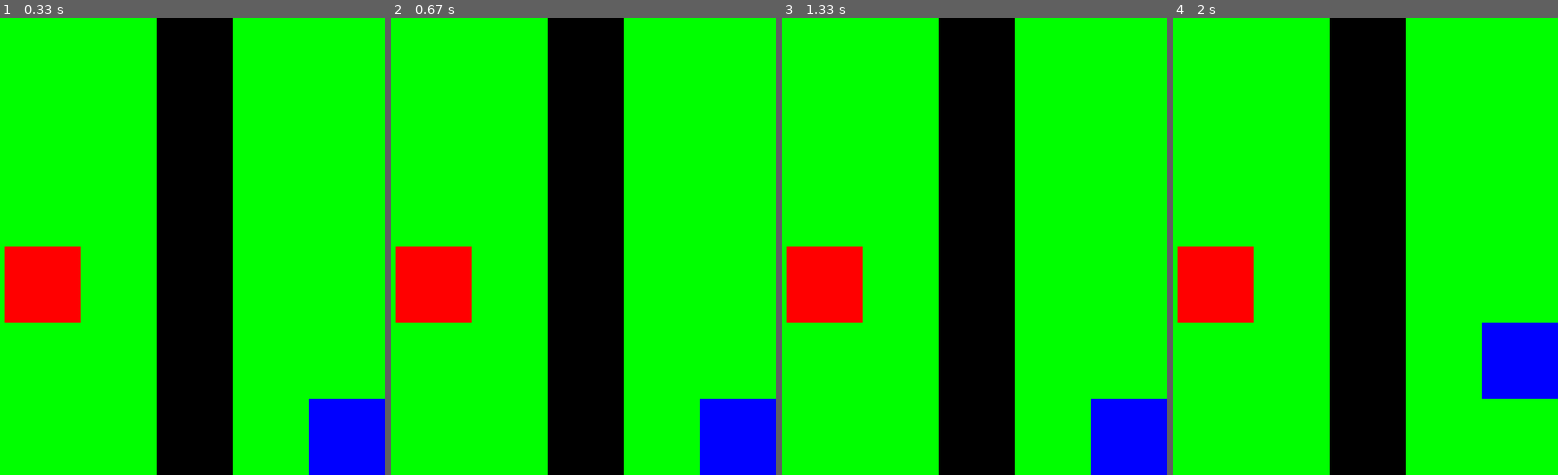
Above: before the commit, frames 1-4 (left to right).
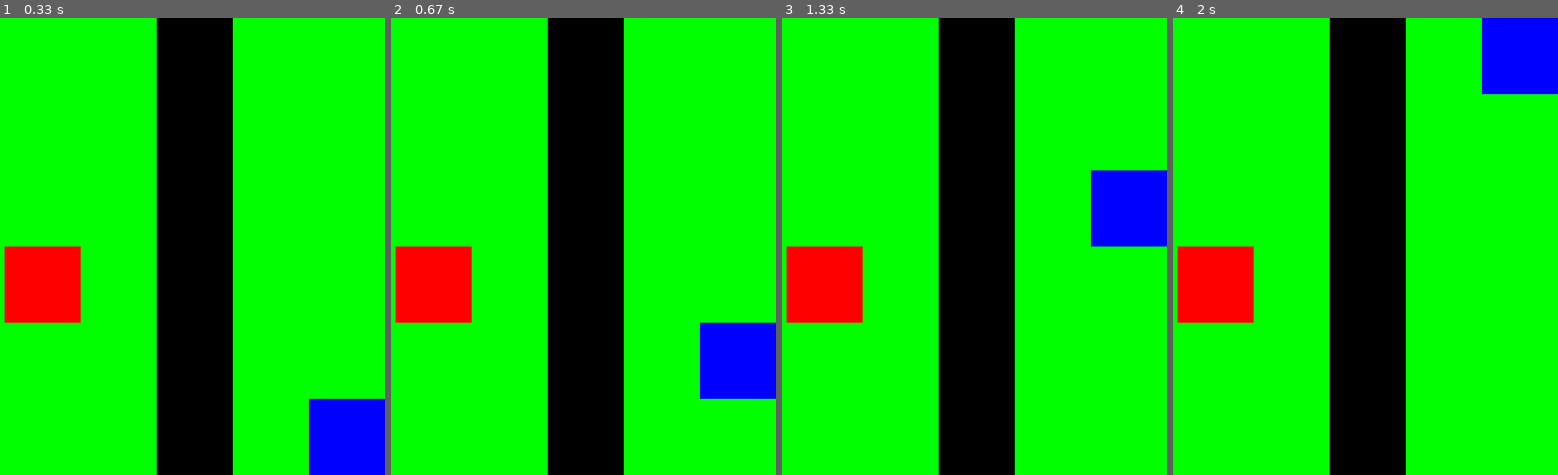
Above: after the commit, the same moments.

Repository: annagiszczak/empowerment
Game: pygame game, started from empower.py
Two runs of this game, one before a commit and one after it. Both use one fixed random seed, a clock stepped at 60 frames per second and the inputs below.
Inputs:
- Up to frame 1 (0.33 s): no input
- Up to frame 2 (0.67 s): no input
- Up to frame 3 (1.33 s): no input
- Up to frame 4 (2 s): no input

Frame 1 is identical in both runs. In frame 2, 6.6% of the frame differs, in the area x 80-100%, y 66-100%; in frame 3, 6.6%; in frame 4, 6.6%.

Commit message:
dodanie empower

Diff:
--- a/empower.py
+++ b/empower.py
@@ -3,6 +3,7 @@
 from sys import exit
 from enum import Enum
 from random import randint as rand
+import copy
 
 #Settings
 pygame.init()
@@ -10,6 +11,9 @@
 height = 600
 n = 6
 m = 6
+N = 10 #ilosc sekwencji
+L = 5 #dlugosc
+M = 4 #ilosc ruchow
 screen = pygame.display.set_mode((width, height))
 pygame.display.set_caption("Empowerment")
 clock = pygame.time.Clock()
@@ -41,13 +45,8 @@
 
     def draw_agent(self):
         screen.blit(self.surface, (self.x*width/n,self.y*height/m))
-# duzo warunkow na to co on moze robic (wziac pod uwage ograniczenia)
-# zrobic funkcje ktora nie rusza graficznie agentem ale zwraca jego nowe polozenie
-# empowererment to suma wszystkich unikalnych koncowych polozen agenta z wylosowanej probki
-#  ta funkcja powinna przyjmowac dlugosc ciagu i ilosc losowan
-# na koncu wykonac sekwencje ruchow dazaca do maksymalnego empoweeremtu
-    def do(self):
-        action = rand(Actions.UP.value, Actions.RIGHT.value)
+
+    def do(self, action):
         if(action == Actions.UP.value and self.y > 0 and self.y < n):
             self.y -= 1
         elif(action == Actions.DOWN.value and self.y >= 0 and self.y < n-1):
@@ -64,6 +63,36 @@
         #     self.x -= 2
         # elif(action == Actions.DO_RIGHT.value):
         #     self.x += 2
+
+    def quasiMove(self, initAction, sequence):
+        quasiAgent = Agent(self.getXY()[0], self.getXY()[1])
+        quasiAgent.do(initAction)
+        for action in sequence:
+            quasiAgent.do(action)
+        return quasiAgent.getXY()
+
+    def getXY(self):
+        return [self.x, self.y]
+
+    def empsForActions(self):
+        emps = []
+        for initAction in range(M):
+            seqs =[]
+            sequence = []
+            xys = []
+            for i in range(N):
+                for j in range(L):
+                    sequence.append(np.random.randint(0,3)) #losowanie ruchow po DANYM ruchu (w prawo)
+                seqs.append(sequence)
+            for i in range(N):
+                xys.append(self.quasiMove(initAction, seqs[i]))
+            emps.append(len(np.unique(xys)))
+        return emps
+
+    def empowered(self):
+        emps = self.empsForActions()
+        return np.argmax(emps)
+
 
 
 class Our_map:
@@ -98,7 +127,7 @@
             exit()
     our_map.draw_map()
     agent.draw_agent()
-    agent.do()
+    agent.do(agent.empowered())
 
 
 
